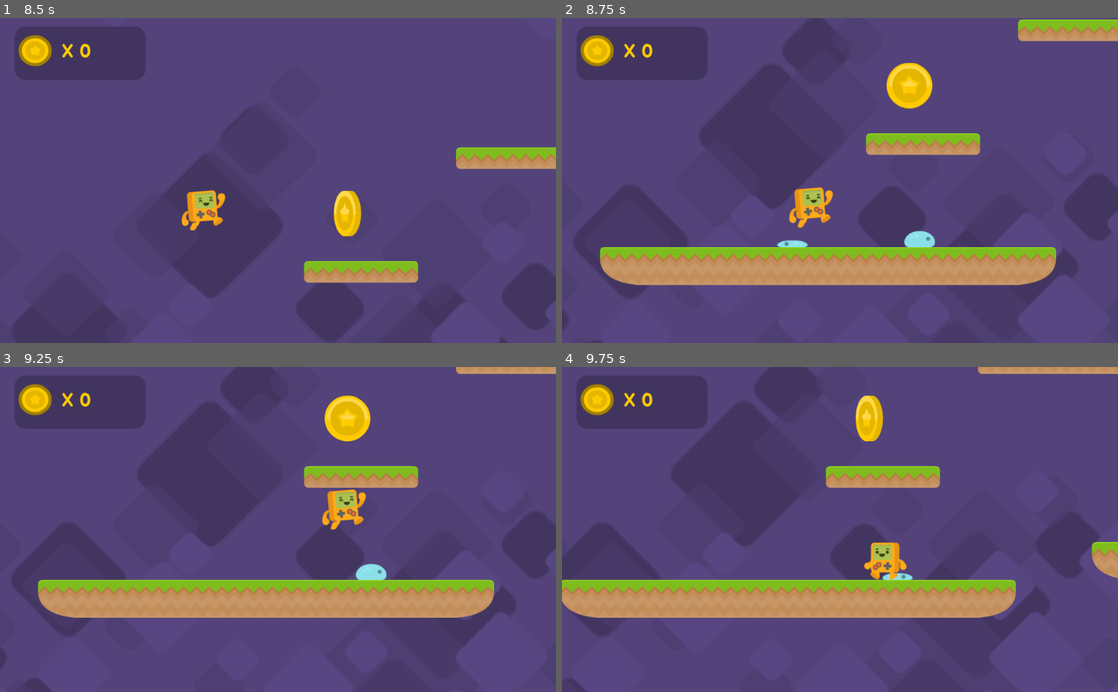
Above: before the commit, frames 1-4 (two rows, left to right).
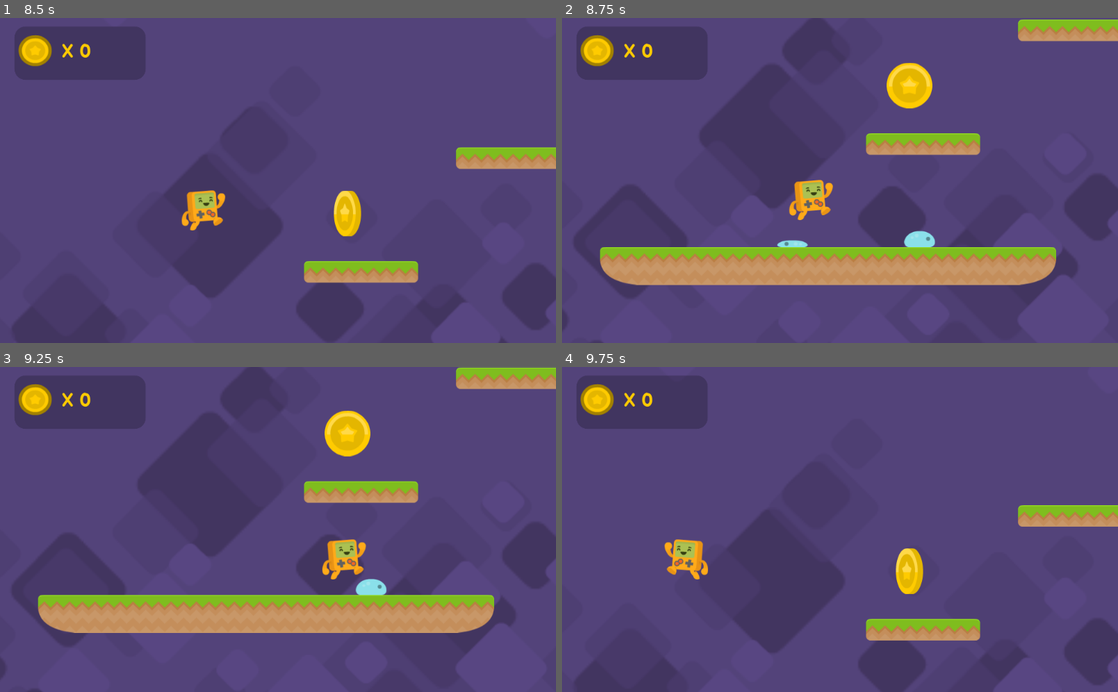
Above: after the commit, the same moments.

Repository: phukon/2D_platformer
Game: Godot game, scene res://Levels/Level1.tscn
The game is run twice, just before and just after one commit, with the same random seed, the same clock (stepped at 60 frames per second) and the same inputs. The project has no main scene, so this scene is started directly.
Inputs:
- Up to frame 1 (8.5 s): hold D (right) 0.53-2.03 s; tap Up (jump) at 0.77, 1.52, 3.02, 3.77, 4.52, 6.02, 6.77, 7.52 s; hold A (left) 2.03-2.78 s; hold D (right) 2.78-4.28 s; hold A (left) 4.28-5.03 s; hold D (right) 5.03-5.78 s; hold A (left) 5.78-7.28 s; hold D (right) from 7.28 s (still down)
- Up to frame 2 (8.75 s): keep holding D (right)
- Up to frame 3 (9.25 s): keep holding D (right); tap Up (jump) at 9.02 s
- Up to frame 4 (9.75 s): release D (right) at 9.53 s; hold A (left) from 9.53 s (still down)

Frame 1 is identical in both runs. In frame 2, 0.7% of the frame differs, in the area x 40-49%, y 49-65%; in frame 3, 19%; in frame 4, 30%, in the area x 0-100%, y 0-100%.

Commit message:
Enhancements and debugging

Diff:
--- a/Actors/Kon.gd
+++ b/Actors/Kon.gd
@@ -34,3 +34,7 @@
 
 func _on_fall_zone_body_entered(body: Node) -> void:
 	get_tree().change_scene("res://Levels/Level1.tscn")
+
+
+func bounce():
+	velocity.y = JUMPFORCE*0.57
--- a/Enemy.gd
+++ b/Enemy.gd
@@ -33,6 +33,9 @@
 	$side_checker.set_collision_layer_bit(4, false)
 	$side_checker.set_collision_mask_bit(0, false)#or else the player will hit the side checker after the top checker is removed from the mask and layers
 	$Timer.start()
+	body.bounce()
+
+
 
 func _on_side_checker_body_entered(body: Node) -> void:
 	get_tree().change_scene("res://Levels/Level1.tscn")
